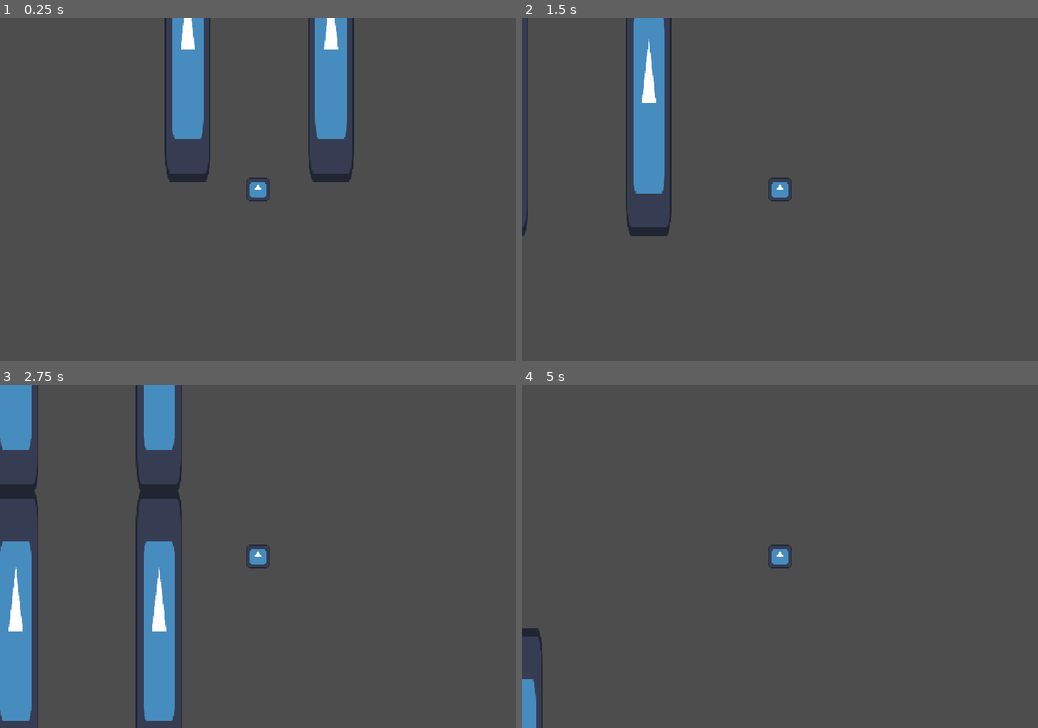
Above: before the commit, frames 1-4 (two rows, left to right).
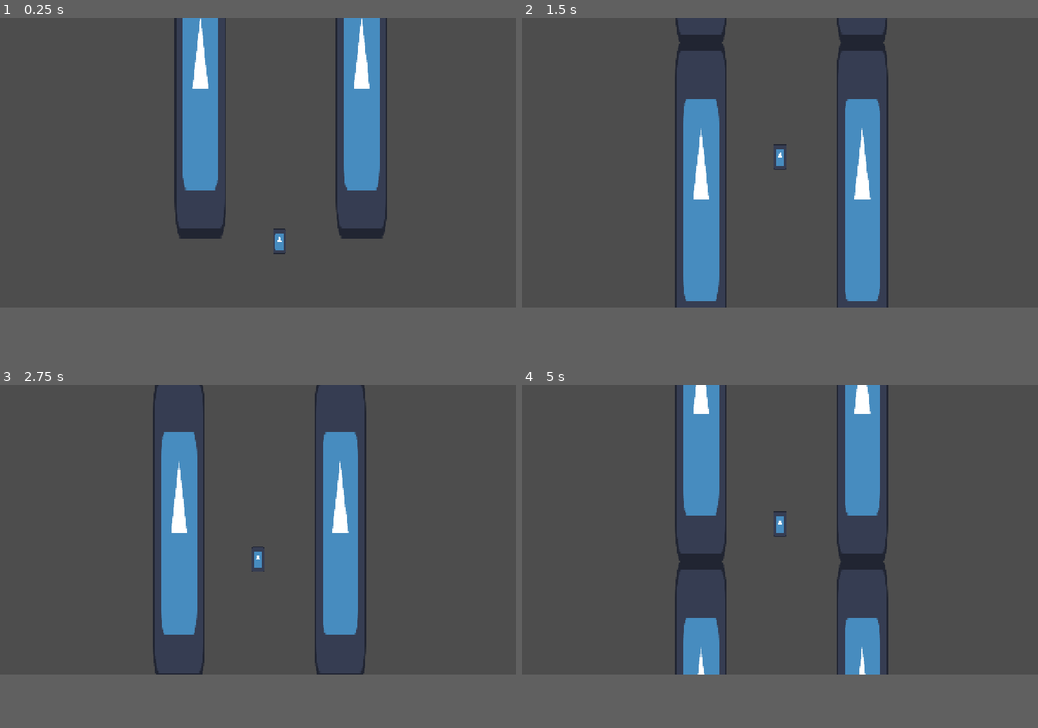
Above: after the commit, the same moments.

Repository: Rubicsoft/Project-Pair
Game: Godot game, scene res://Scene/Prototype_Scene/starter_scene.tscn
The game is run twice, just before and just after one commit, with the same random seed, the same clock (stepped at 60 frames per second) and the same inputs. The engine's default icon, where the game draws it, is replaced by a stand-in: a white triangle on a blue panel in a dark square.
Inputs:
- Up to frame 1 (0.25 s): no input
- Up to frame 2 (1.5 s): tap Enter (ui_accept) at 0.5, 0.6, 0.77, 1.07, 1.35 s; hold Right (ui_right) from 0.53 s (still down)
- Up to frame 3 (2.75 s): tap Enter (ui_accept) at 1.52, 1.82, 2.1 s; release Right (ui_right) at 2.03 s; hold Left (ui_left) from 2.03 s (still down)
- Up to frame 4 (5 s): release Left (ui_left) at 2.78 s; hold Right (ui_right) 2.78-4.28 s; tap Enter (ui_accept) at 2.85, 3.02, 3.32, 3.6, 3.77, 4.07, 4.35, 4.52, 4.82 s; hold Left (ui_left) from 4.28 s (still down)
The window is 800x533 before the commit and 800x450 after it. Grey fills any space a smaller window leaves; there, only what the larger window draws over its background counts as a difference.

The runs differ from the first frame. In frame 1, 10% of the frame differs, in the area x 31-75%, y 0-69%; in frame 2, 14%; in frame 3, 17%, in the area x 0-71%, y 0-100%; in frame 4, 10%.

Commit message:
Improve kustomisasi Player movement + Controller support + Global singleton

Diff:
--- a/Features/Player/Player.gd
+++ b/Features/Player/Player.gd
@@ -1,21 +1,45 @@
 extends CharacterBody2D
+class_name Player
 
+@export_group("Player Movement")
+@export_range(0.0, 1000.0, 0.1) var movement_speed := 300.0
+@export_range(0.0, 1000.0, 0.1) var jump_force := 400.0
+@export_range(0.0, 1.0, 0.01) var gravity_strength := 1.0
+@export_group("")
+@export_range(0, 256, 1) var camera_edge := 50
 
-const SPEED = 300.0
-const JUMP_VELOCITY = -400.0
+@onready var cam_follow_pivot: Node2D = $CameraFreeTransform/CameraFollowPivot
+@onready var camera: Camera2D = $CameraFreeTransform/CameraFollowPivot/Camera2D
 
+var camera_follow := true
+
+func _enter_tree() -> void:
+	Global.player = self
+
+func _exit_tree() -> void:
+	Global.player = null
+
+func _ready() -> void:
+	cam_follow_pivot.global_position = global_position
+	camera.global_position = global_position
+
+func _process(delta: float) -> void:
+	if camera_follow: cam_follow_pivot.global_position = global_position - Vector2(0.0, camera_edge)
 
 func _physics_process(delta: float) -> void:
+	# Movement handling
+	var direction := signf(Input.get_axis("move_left", "move_right"))
+	if direction:
+		velocity.x = direction * movement_speed
+	else:
+		velocity.x = move_toward(velocity.x, 0, movement_speed)
+
+	# Gravity calculation
 	if not is_on_floor():
-		velocity += get_gravity() * delta
+		velocity += get_gravity() * gravity_strength * delta
 
+	# Jump mechanic
 	if Input.is_action_just_pressed("ui_accept"):
-		velocity.y = JUMP_VELOCITY
-
-	var direction := Input.get_axis("ui_left", "ui_right")
-	if direction:
-		velocity.x = direction * SPEED
-	else:
-		velocity.x = move_toward(velocity.x, 0, SPEED)
+		velocity.y = -jump_force
 
 	move_and_slide()
--- a/Features/Player/Player.tscn
+++ b/Features/Player/Player.tscn
@@ -8,12 +8,19 @@
 
 [node name="Player" type="CharacterBody2D" unique_id=1150004504]
 script = ExtResource("1_imb0g")
+gravity_strength = 0.75
 
 [node name="Sprite2D" type="Sprite2D" parent="." unique_id=1447432991]
-scale = Vector2(0.25, 0.25)
+scale = Vector2(0.125, 0.25)
 texture = ExtResource("1_1r164")
 
 [node name="CollisionShape2D" type="CollisionShape2D" parent="." unique_id=1606142966]
 shape = SubResource("CapsuleShape2D_hrck2")
 
-[node name="Camera2D" type="Camera2D" parent="." unique_id=1979516761]
+[node name="CameraFreeTransform" type="Node" parent="." unique_id=1751673237]
+
+[node name="CameraFollowPivot" type="Node2D" parent="CameraFreeTransform" unique_id=1337553192]
+
+[node name="Camera2D" type="Camera2D" parent="CameraFreeTransform/CameraFollowPivot" unique_id=1979516761]
+zoom = Vector2(2, 2)
+position_smoothing_enabled = true
--- /dev/null
+++ b/Features/Singleton/Global.gd
@@ -0,0 +1,3 @@
+extends Node
+
+var player: Player
--- a/Scene/Prototype_Scene/starter_scene.tscn
+++ b/Scene/Prototype_Scene/starter_scene.tscn
@@ -8,9 +8,6 @@
 [node name="Player" parent="." unique_id=1150004504 instance=ExtResource("1_hrck2")]
 position = Vector2(98, 174)
 
-[node name="Camera2D" parent="Player" index="2" unique_id=1979516761]
-zoom = Vector2(1.5, 1.5)
-
 [node name="HolePit" parent="." unique_id=329477807 instance=ExtResource("2_qkpqy")]
 
 [connection signal="body_entered" from="HolePit/AreaOut" to="HolePit" method="_on_area_out_body_entered"]
--- a/project.godot
+++ b/project.godot
@@ -18,16 +18,45 @@
 boot_splash/bg_color=Color(0, 0, 0, 1)
 config/icon="res://icon.svg"
 
+[autoload]
+
+Global="*uid://df4n45xhu20wo"
+
 [debug]
 
 gdscript/warnings/untyped_declaration=1
 
 [display]
 
-window/size/viewport_width=1080
+window/size/viewport_width=1280
 window/size/viewport_height=720
 window/stretch/mode="canvas_items"
 window/stretch/aspect="expand"
+
+[input]
+
+ui_accept={
+"deadzone": 0.5,
+"events": [Object(InputEventKey,"resource_local_to_scene":false,"resource_name":"","device":0,"window_id":0,"alt_pressed":false,"shift_pressed":false,"ctrl_pressed":false,"meta_pressed":false,"pressed":false,"keycode":4194309,"physical_keycode":0,"key_label":0,"unicode":0,"location":0,"echo":false,"script":null)
+, Object(InputEventKey,"resource_local_to_scene":false,"resource_name":"","device":0,"window_id":0,"alt_pressed":false,"shift_pressed":false,"ctrl_pressed":false,"meta_pressed":false,"pressed":false,"keycode":4194310,"physical_keycode":0,"key_label":0,"unicode":0,"location":0,"echo":false,"script":null)
+, Object(InputEventKey,"resource_local_to_scene":false,"resource_name":"","device":0,"window_id":0,"alt_pressed":false,"shift_pressed":false,"ctrl_pressed":false,"meta_pressed":false,"pressed":false,"keycode":32,"physical_keycode":0,"key_label":0,"unicode":32,"location":0,"echo":false,"script":null)
+, Object(InputEventJoypadButton,"resource_local_to_scene":false,"resource_name":"","device":-1,"button_index":0,"pressure":0.0,"pressed":true,"script":null)
+]
+}
+move_left={
+"deadzone": 0.2,
+"events": [Object(InputEventKey,"resource_local_to_scene":false,"resource_name":"","device":-1,"window_id":0,"alt_pressed":false,"shift_pressed":false,"ctrl_pressed":false,"meta_pressed":false,"pressed":false,"keycode":0,"physical_keycode":65,"key_label":0,"unicode":97,"location":0,"echo":false,"script":null)
+, Object(InputEventJoypadMotion,"resource_local_to_scene":false,"resource_name":"","device":-1,"axis":0,"axis_value":-1.0,"script":null)
+, Object(InputEventJoypadButton,"resource_local_to_scene":false,"resource_name":"","device":-1,"button_index":13,"pressure":0.0,"pressed":true,"script":null)
+]
+}
+move_right={
+"deadzone": 0.2,
+"events": [Object(InputEventKey,"resource_local_to_scene":false,"resource_name":"","device":-1,"window_id":0,"alt_pressed":false,"shift_pressed":false,"ctrl_pressed":false,"meta_pressed":false,"pressed":false,"keycode":0,"physical_keycode":68,"key_label":0,"unicode":100,"location":0,"echo":false,"script":null)
+, Object(InputEventJoypadMotion,"resource_local_to_scene":false,"resource_name":"","device":-1,"axis":0,"axis_value":1.0,"script":null)
+, Object(InputEventJoypadButton,"resource_local_to_scene":false,"resource_name":"","device":-1,"button_index":14,"pressure":0.0,"pressed":true,"script":null)
+]
+}
 
 [layer_names]
 
Not shown, added: Features/Singleton/Global.gd.uid
